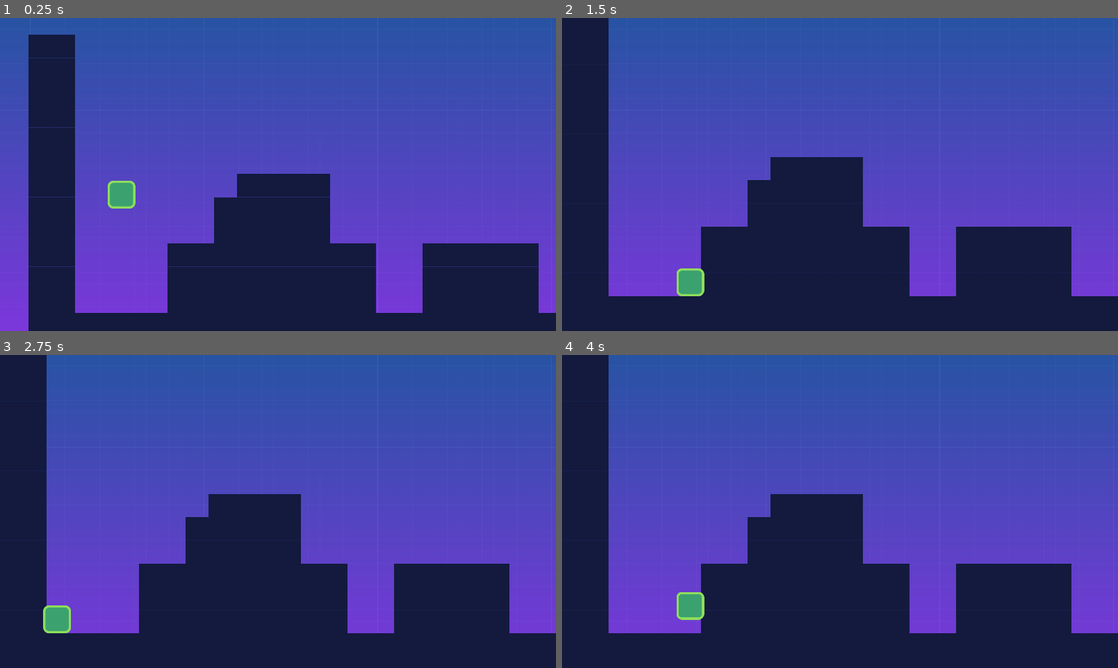
Above: before the commit, frames 1-4 (two rows, left to right).
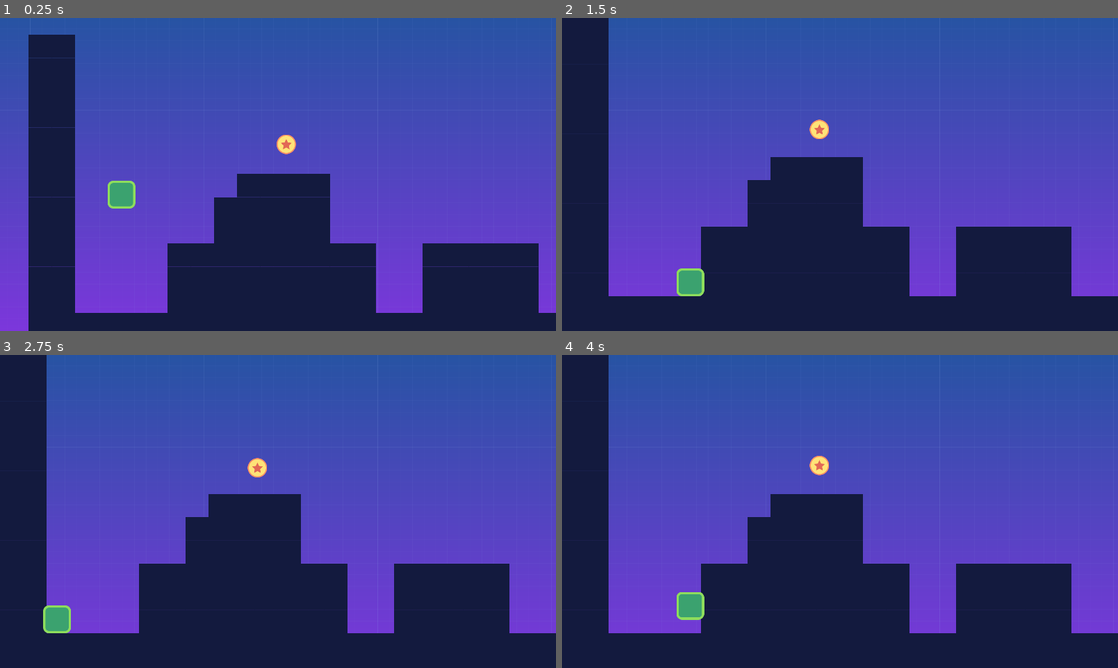
Above: after the commit, the same moments.

Repository: Boosh7400/Godot_Test_Repo
Game: Godot game, scene res://src/Levels/Level 1.tscn
The game is run twice, just before and just after one commit, with the same random seed, the same clock (stepped at 60 frames per second) and the same inputs.
Inputs:
- Up to frame 1 (0.25 s): no input
- Up to frame 2 (1.5 s): hold D (move_right) from 0.53 s (still down); tap W (jump) at 0.77 s
- Up to frame 3 (2.75 s): tap W (jump) at 1.52 s; release D (move_right) at 2.03 s; hold A (move_left) from 2.03 s (still down)
- Up to frame 4 (4 s): release A (move_left) at 2.78 s; hold D (move_right) from 2.78 s (still down); tap W (jump) at 3.02, 3.77 s

The runs differ from the first frame. In frame 1, 0.2% of the frame differs, in the area x 49-54%, y 37-44%; in frame 2, 0.2%; in frame 3, 0.2%; in frame 4, 0.2%.

Commit message:
Coins added

Diff:
--- a/src/Levels/Level 1.tscn
+++ b/src/Levels/Level 1.tscn
@@ -1,9 +1,10 @@
-[gd_scene load_steps=7 format=2]
+[gd_scene load_steps=8 format=2]
 
 [ext_resource path="res://assets/tileset.png" type="Texture" id=1]
 [ext_resource path="res://src/Actors/Player.tscn" type="PackedScene" id=2]
 [ext_resource path="res://src/Actors/Enemy.tscn" type="PackedScene" id=3]
 [ext_resource path="res://assets/background.png" type="Texture" id=4]
+[ext_resource path="res://src/Objects/Coin.tscn" type="PackedScene" id=5]
 
 [sub_resource type="ConvexPolygonShape2D" id=1]
 points = PoolVector2Array( 0, 0, 80, 0, 80, 80, 0, 80 )
@@ -64,4 +65,7 @@
 [node name="Enemy2" parent="." instance=ExtResource( 3 )]
 position = Vector2( 3645, 805 )
 
+[node name="Coin" parent="." instance=ExtResource( 5 )]
+position = Vector2( 889, 383 )
+
 [editable path="Player"]
--- /dev/null
+++ b/src/Objects/Coin.gd
@@ -0,0 +1,8 @@
+extends Area2D
+
+onready var anim_player: AnimationPlayer = get_node("AnimationPlayer")
+
+
+
+func _on_Coin_body_entered(body) -> void:
+	anim_player.play("Fade out")
--- /dev/null
+++ b/src/Objects/Coin.tscn
@@ -0,0 +1,139 @@
+[gd_scene load_steps=7 format=2]
+
+[ext_resource path="res://assets/coin.png" type="Texture" id=1]
+[ext_resource path="res://src/Objects/Coin.gd" type="Script" id=2]
+
+[sub_resource type="CircleShape2D" id=1]
+radius = 34.0588
+
+[sub_resource type="Animation" id=2]
+resource_name = "Bouncing"
+length = 1.4
+loop = true
+tracks/0/type = "value"
+tracks/0/path = NodePath("coin:position")
+tracks/0/interp = 1
+tracks/0/loop_wrap = true
+tracks/0/imported = false
+tracks/0/enabled = true
+tracks/0/keys = {
+"times": PoolRealArray( 0, 0.7 ),
+"transitions": PoolRealArray( 0.3, 2.7 ),
+"update": 0,
+"values": [ Vector2( 0, 10 ), Vector2( 0, -10 ) ]
+}
+tracks/1/type = "value"
+tracks/1/path = NodePath(".:modulate")
+tracks/1/interp = 1
+tracks/1/loop_wrap = true
+tracks/1/imported = false
+tracks/1/enabled = true
+tracks/1/keys = {
+"times": PoolRealArray( 0 ),
+"transitions": PoolRealArray( 1 ),
+"update": 0,
+"values": [ Color( 1, 1, 1, 1 ) ]
+}
+tracks/2/type = "value"
+tracks/2/path = NodePath("CollisionShape2D:position")
+tracks/2/interp = 1
+tracks/2/loop_wrap = true
+tracks/2/imported = false
+tracks/2/enabled = true
+tracks/2/keys = {
+"times": PoolRealArray( 0, 0.7 ),
+"transitions": PoolRealArray( 0.3, 2.7 ),
+"update": 0,
+"values": [ Vector2( 0, 10 ), Vector2( 0, -10 ) ]
+}
+
+[sub_resource type="Animation" id=4]
+resource_name = "Fade out"
+length = 0.4
+tracks/0/type = "value"
+tracks/0/path = NodePath(".:modulate")
+tracks/0/interp = 1
+tracks/0/loop_wrap = true
+tracks/0/imported = false
+tracks/0/enabled = true
+tracks/0/keys = {
+"times": PoolRealArray( 0, 0.4 ),
+"transitions": PoolRealArray( 1, 1 ),
+"update": 0,
+"values": [ Color( 1, 1, 1, 1 ), Color( 1, 1, 1, 0 ) ]
+}
+tracks/1/type = "method"
+tracks/1/path = NodePath(".")
+tracks/1/interp = 1
+tracks/1/loop_wrap = true
+tracks/1/imported = false
+tracks/1/enabled = true
+tracks/1/keys = {
+"times": PoolRealArray( 0.4 ),
+"transitions": PoolRealArray( 1 ),
+"values": [ {
+"args": [  ],
+"method": "queue_free"
+} ]
+}
+
+[sub_resource type="Animation" id=3]
+length = 0.001
+tracks/0/type = "value"
+tracks/0/path = NodePath(".:position")
+tracks/0/interp = 1
+tracks/0/loop_wrap = true
+tracks/0/imported = false
+tracks/0/enabled = true
+tracks/0/keys = {
+"times": PoolRealArray( 0 ),
+"transitions": PoolRealArray( 1 ),
+"update": 0,
+"values": [ Vector2( 0, 0 ) ]
+}
+tracks/1/type = "value"
+tracks/1/path = NodePath(".:modulate")
+tracks/1/interp = 1
+tracks/1/loop_wrap = true
+tracks/1/imported = false
+tracks/1/enabled = true
+tracks/1/keys = {
+"times": PoolRealArray( 0 ),
+"transitions": PoolRealArray( 1 ),
+"update": 0,
+"values": [ Color( 1, 1, 1, 1 ) ]
+}
+tracks/2/type = "value"
+tracks/2/path = NodePath("CollisionShape2D:position")
+tracks/2/interp = 1
+tracks/2/loop_wrap = true
+tracks/2/imported = false
+tracks/2/enabled = true
+tracks/2/keys = {
+"times": PoolRealArray( 0 ),
+"transitions": PoolRealArray( 1 ),
+"update": 0,
+"values": [ Vector2( 0, 0 ) ]
+}
+
+[node name="Coin" type="Area2D"]
+modulate = Color( 1, 1, 1, 0 )
+collision_layer = 4
+script = ExtResource( 2 )
+
+[node name="coin" type="Sprite" parent="."]
+position = Vector2( 0, -10 )
+texture = ExtResource( 1 )
+
+[node name="CollisionShape2D" type="CollisionShape2D" parent="."]
+position = Vector2( 0, -10 )
+shape = SubResource( 1 )
+
+[node name="AnimationPlayer" type="AnimationPlayer" parent="."]
+autoplay = "Bouncing"
+reset_on_save = false
+anims/Bouncing = SubResource( 2 )
+"anims/Fade out" = SubResource( 4 )
+anims/RESET = SubResource( 3 )
+
+[connection signal="body_entered" from="." to="." method="_on_Coin_body_entered"]
